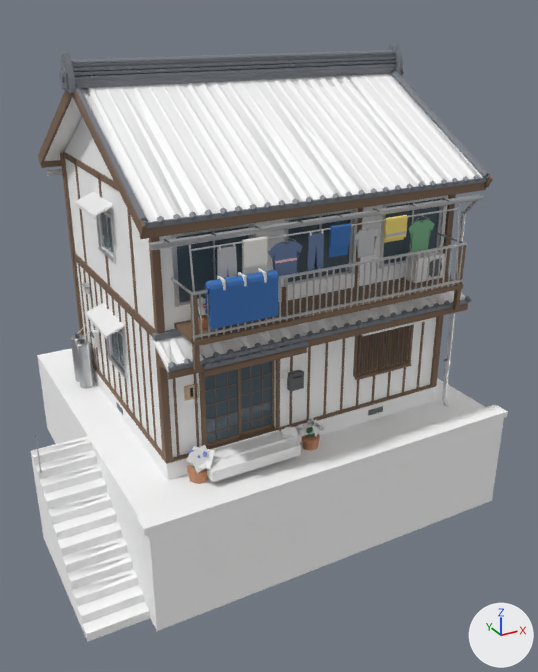
A saved change to the glTF model uminagi-assets/glb/house_hillside.glb.
Camera for both pictures: a camera (50 mm lens) standing at (-8.0, -14.0, 11.41) and looking at (-0.1, 0.35, 4.24). The axes (+X, +Y, +Z) are drawn at lower right. The lights are the same throughout. The older version comes first. Where no turn or scale is listed for an object, it has been applied to the vertices. Vertices at exactly the same position are counted once.

The scene before the commit, as lines of its bpy script (objects in view):
```python
ob_house_hillside_body = bpy.data.objects.new('house_hillside_body', me_house_hillside_body)
ob_house_hillside_body.location = (-0.61, 1.5, 5.31)
ob_house_hillside_lod1 = bpy.data.objects.new('house_hillside_lod1', me_house_hillside_lod1)
ob_house_hillside_lod1.location = (-0.61, 1.5, 5.3)
```
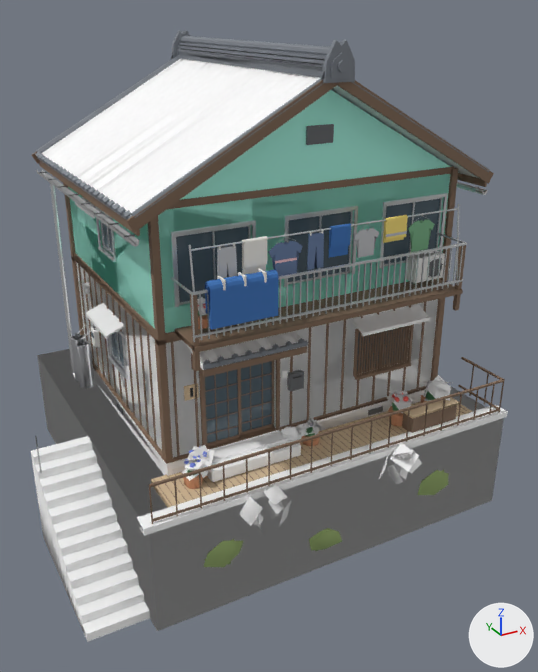
Where the newer file only moved an object's origin or applied its transform, the numbers keep the older frame.

Boxes (x1, y1, x2, y2) around the edits, measured in the pictures (538 x 672 px; the box of a moved part takes in the faces that stretch with it):
'house_hillside_body', reshaped
    before: (34, 44, 508, 642)
    after: (31, 30, 508, 642)
'house_hillside_lod1', reshaped (7% narrower)
    before: (31, 45, 489, 636)
    after: (33, 31, 458, 636)
part 1 of me_house_hillside_body, moved or reshaped
    before: (174, 276, 463, 347)
    after: (175, 279, 463, 353)
part 2 of me_house_hillside_body, added
    after: (457, 174, 487, 187)
part 3 of me_house_hillside_body, added
    after: (39, 160, 140, 236)
part 4 of me_house_hillside_body, added (brown)
    after: (166, 166, 454, 210)
part 5 of me_house_hillside_body, deleted
    before: (38, 44, 493, 405)
part 6 of me_house_hillside_body, built on
    before: (39, 50, 489, 399)
    after: (32, 30, 505, 567)
part 7 of me_house_hillside_body, recoloured
    before: (65, 159, 404, 329)
    after: (68, 174, 450, 333)
part 8 of me_house_hillside_lod1, deleted
    before: (48, 45, 489, 340)
part 9 of me_house_hillside_lod1, reshaped
    before: (31, 60, 481, 630)
    after: (33, 31, 450, 629)
part 10 of me_house_hillside_lod1, recoloured
    before: (98, 195, 448, 331)
    after: (69, 174, 450, 333)

Diff of the bpy script that builds the scene:
```diff
--- a/uminagi-assets/glb/house_hillside.glb.py
+++ b/uminagi-assets/glb/house_hillside.glb.py
@@ mat_moss @@
+mat_moss = principled_material('moss')
+mat_moss.base_color = (0.28, 0.38, 0.14)  # green #90a669
+mat_moss.roughness = 1.0
@@ mat_tin_teal @@
+mat_tin_teal = principled_material('tin_teal')
+mat_tin_teal.base_color = (0.45, 1.0, 0.85)  # cyan #b3ffed
+mat_tin_teal.metallic = 0.3
+mat_tin_teal.roughness = 0.55
@@ me_house_hillside_body @@
 # used by ob_house_hillside_body; location = (-0.61, 1.5, 5.31)
-me_house_hillside_body.from_pydata(...)  # 7873 vertices, 11225 faces; spans x -5.21..5.21, y -4.5..4.5, z -5.31..5.31
+me_house_hillside_body.from_pydata(...)  # 7920 vertices, 11366 faces; spans x -5.21..5.21, y -5.04..4.5, z -5.31..5.59
+# me_house_hillside_body part 1: the loose piece of 8 vertices spanning x -2.59..3.81, y -4.0..-3.0, z 0.46..0.56 is moved by (0.0, 0.0, -0.12)
+# me_house_hillside_body part 2: a new loose piece, a box spanning x 4.551..4.601, y -3.55..3.55, z 2.535..2.735, in mat_wood_frame (brown #816955)
+# me_house_hillside_body part 3: a new loose piece, a box spanning x -3.389..-3.339, y -3.55..3.55, z 2.535..2.735, in mat_wood_frame (brown #816955)
+# me_house_hillside_body part 4: a new loose piece, a box spanning x -2.894..4.106, y -3.02..-2.98, z 2.786..2.926, in mat_wood_frame (brown #816955)
+# me_house_hillside_body part 5: 208 loose pieces with 2210 vertices, spanning x -3.52..4.73, y -3.84..3.76, z -2.93..5.31, are deleted
+# me_house_hillside_body part 6: 5 vertices moved within x -0.55..2.74, y -3.7, z 2.16..2.17; 784 vertices removed from x -3.39..4.61, y -3.7..3.7, z -2.79..5.18; 2865 vertices added at x -3.81..5.04, y -5.04..3.73, z -4.82..5.59
+# me_house_hillside_body part 7: 240 faces spanning x -2.89..4.11, y -3.0..3.0, z 0.29..2.89 switch from mat_granite (white #ffffff) to mat_tin_teal (cyan #b3ffed)
+# other edits to the shape of me_house_hillside_body do not show in these pictures
 me_house_hillside_body.materials.append(mat_concrete)
@@ me_house_hillside_body @@
 me_house_hillside_body.materials.append(mat_hydrangea)
+me_house_hillside_body.materials.append(mat_moss)  # green #90a669
@@ me_house_hillside_lod1 @@
 # used by ob_house_hillside_lod1; location = (-0.61, 1.5, 5.3)
-me_house_hillside_lod1.from_pydata(...)  # 2901 vertices, 3069 faces; spans x -5.21..5.21, y -4.5..4.5, z -5.3..5.3
+me_house_hillside_lod1.from_pydata(...)  # 3045 vertices, 3046 faces; spans x -5.21..5.21, y -5.04..4.5, z -5.3..5.58
+# me_house_hillside_lod1 part 8: 250 loose pieces with 858 vertices, spanning x -3.5..4.71, y -4.08..3.76, z -2.88..5.3, are deleted
+# me_house_hillside_lod1 part 9: 42 vertices moved from x -2.91..4.03, y -3.96..2.94, z -1.62..2.3 to x -2.91..4.03, y -3.96..2.94, z -1.62..2.2; 504 vertices removed from x -5.19..4.58, y -4.1..3.62, z -5.2..4.97; 1503 vertices added at x -5.19..5.04, y -5.04..3.69, z -5.18..5.58
+# me_house_hillside_lod1 part 10: 125 faces spanning x -2.89..4.11, y -3.0..3.0, z 0.3..2.9 switch from mat_granite (white #ffffff) to mat_tin_teal (cyan #b3ffed)
+# other edits to the shape of me_house_hillside_lod1 do not show in these pictures
 me_house_hillside_lod1.materials.append(mat_concrete)
@@ me_house_hillside_lod1 @@
 me_house_hillside_lod1.materials.append(mat_hydrangea)
+me_house_hillside_lod1.materials.append(mat_moss)  # green #90a669
```
